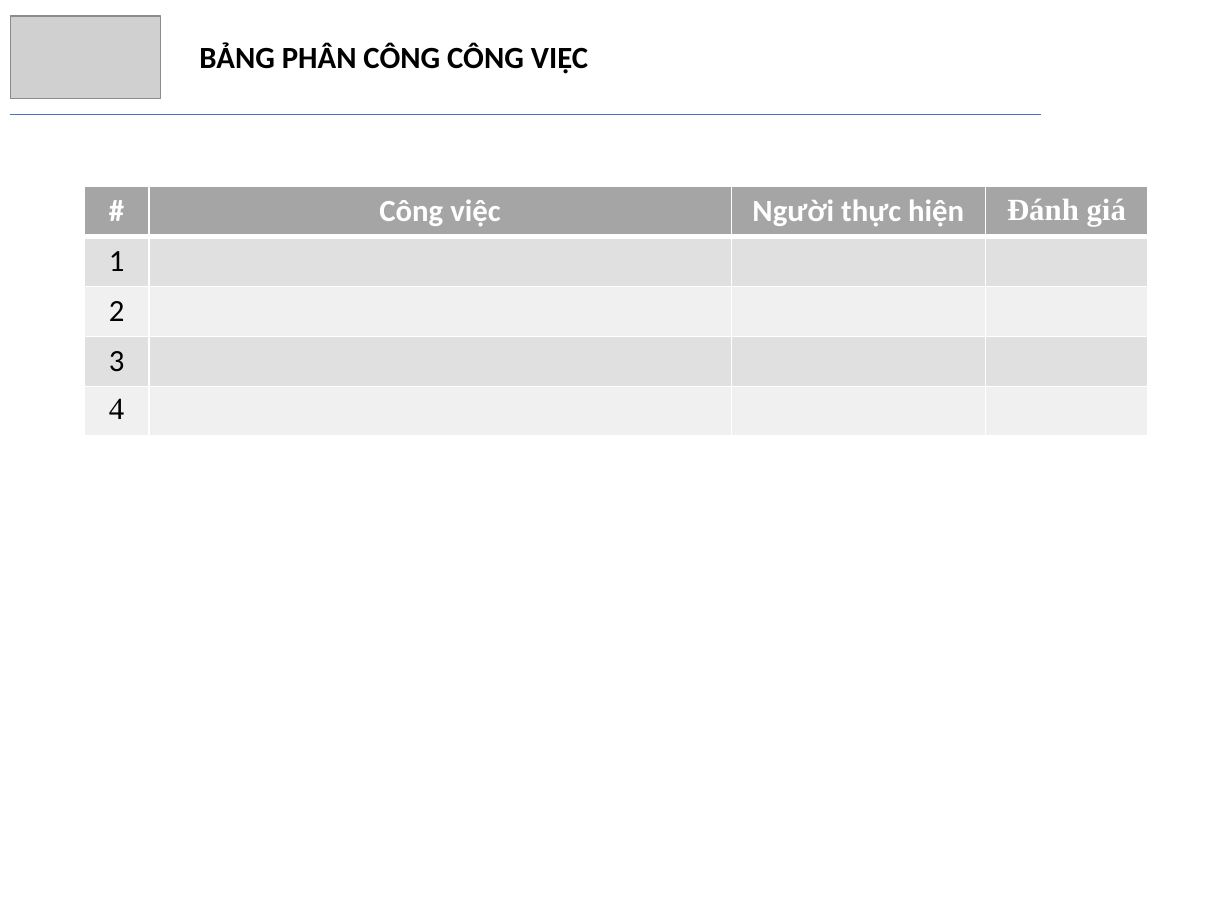
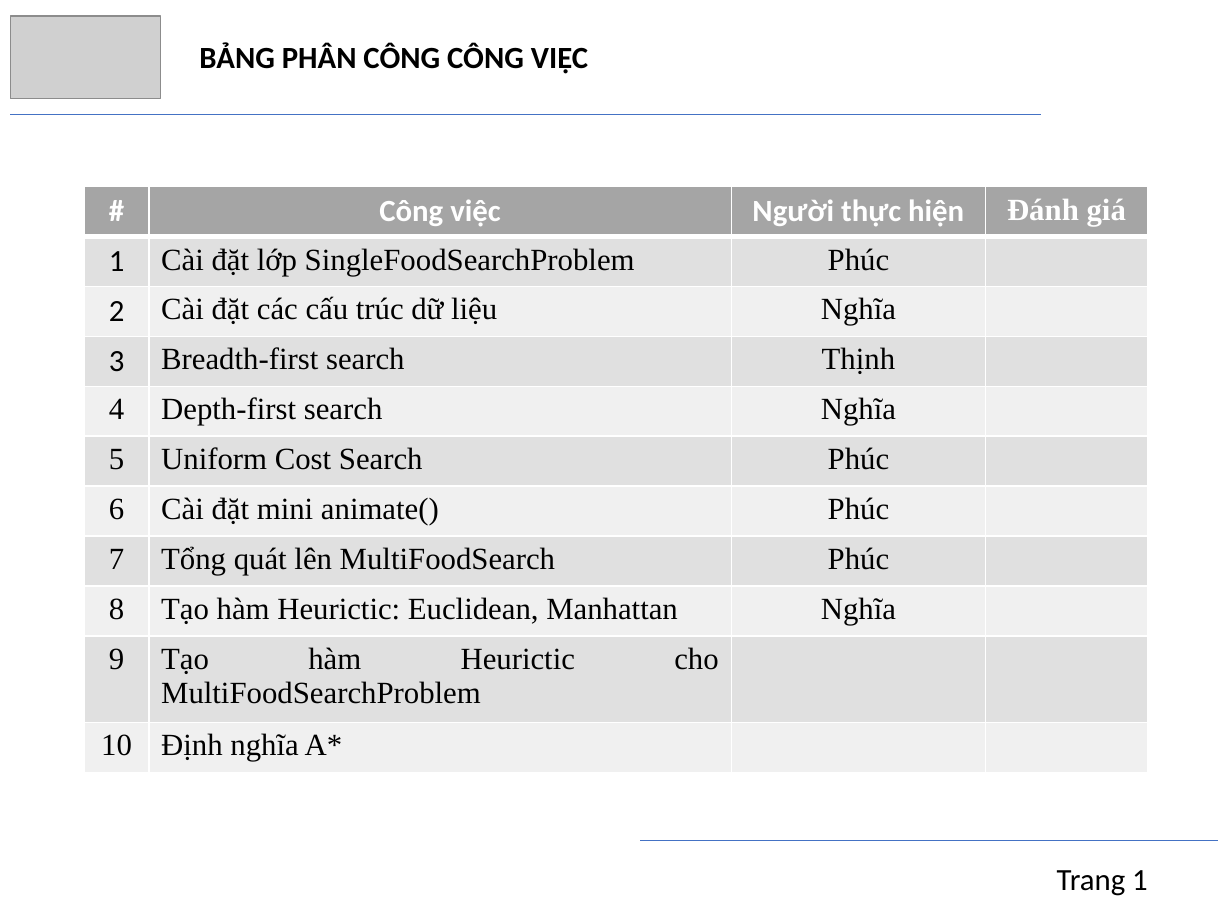
Before and after one commit to trngbro/AI, a slide deck: slide 2 of present/presentation.pptx. Drawn at 1232x924 pixels with LibreOffice and Linux fonts; fonts in the diff are those of the drawing; grey boxes stand for pictures. Boxes give left, top, right and bottom in pixels: in the first picture for what was removed or moved away, otherwise in the second. Text is boxed around its words. In the diff, an @@ line names an element or a change of style, - is before the commit and + after.

```diff
--- a/present/presentation.pptx
+++ b/present/presentation.pptx
@@ table at [84,186,1147,772] @@
-row 2: 1 |  |  | 
-row 3: 2 |  |  | 
-row 4: 3 |  |  | 
-row 5: 4 |  |  | 
+row 2: 1 | Cài đặt lớp SingleFoodSearchProblem | Phúc | 
+row 3: 2 | Cài đặt các cấu trúc dữ liệu | Nghĩa | 
+row 4: 3 | Breadth-first search | Thịnh | 
+row 5: 4 | Depth-first search | Nghĩa | 
+row 6: 5 | Uniform Cost Search | Phúc | 
+row 7: 6 | Cài đặt mini animate() | Phúc | 
+row 8: 7 | Tổng quát lên MultiFoodSearch | Phúc | 
+row 9: 8 | Tạo hàm Heurictic: Euclidean, Manhattan | Nghĩa | 
+row 10: 9 | Tạo hàm Heurictic cho MultiFoodSearchProblem |  | 
+row 11: 10 | Định nghĩa A* |  | 
@@ line added from (641, 840) to (1218, 840), #4472C4 0.5 pt @@
@@ text added at [1057,870,1148,896], 18 pt, text #000000 @@
+Trang 1
```
Also in this commit, not shown: 20 other slides changed, 4 slides added, 4 other files.
